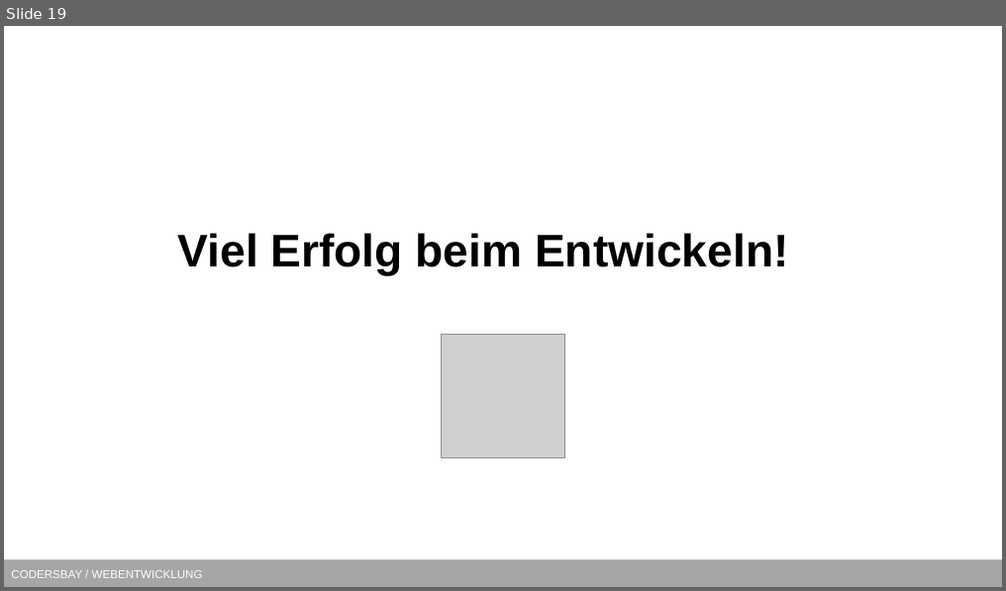
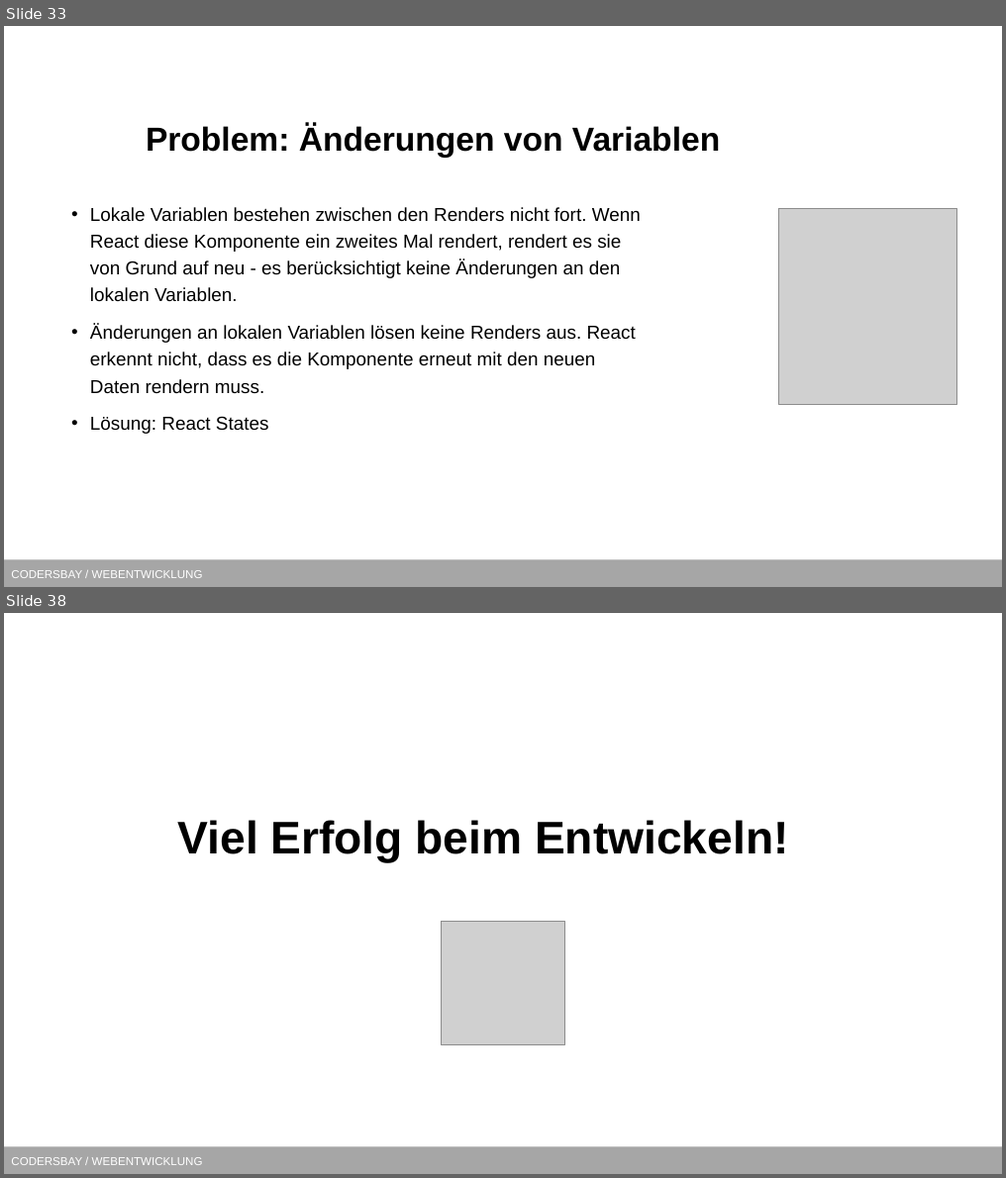
Before and after one commit to kodo89/Webentwicklung_23_24, a slide deck: 9. React/React.pptx. Shown one above the other, each under a label of ours: slide 19 before the commit, slides 33 and 38 after it; the slides between them are not shown. The pictures are 1006x591 and 1006x1178 pixels, drawn with LibreOffice and Linux fonts; fonts in the diff are those of the drawing; grey boxes stand for pictures; background and template pictures are left out. Boxes give left, top, right and bottom in pixels: in the first picture for what was removed or moved away, otherwise in the second. Text is boxed around its words. In the diff, an @@ line names an element or a change of style, - is before the commit and + after.

```diff
--- a/9. React/React.pptx
+++ b/9. React/React.pptx
@@ slide 33 added at (4,26,1002,587), background #FFFFFF; not listed: 1 template element that a slide beside it also shows @@
@@ title added at (146,124,720,158), 32 pt, text #000000, bold @@
+Problem: Änderungen von Variablen
@@ text added at (90,207,641,434), 18 pt, text #000000 @@
+• Lokale Variablen bestehen zwischen den Renders nicht fort. Wenn React diese Komponente ein zweites Mal rendert, rendert es sie von Grund auf neu - es berücksichtigt keine Änderungen an den lokalen Variablen.
+• Änderungen an lokalen Variablen lösen keine Renders aus. React erkennt nicht, dass es die Komponente erneut mit den neuen Daten rendern muss.
+• Lösung: React States
@@ picture added at (779,209,957,404) @@
@@ what was slide 19 is now slide 38 @@
```
Also in this commit, not shown: 1 slide changed, 18 other slides added.
